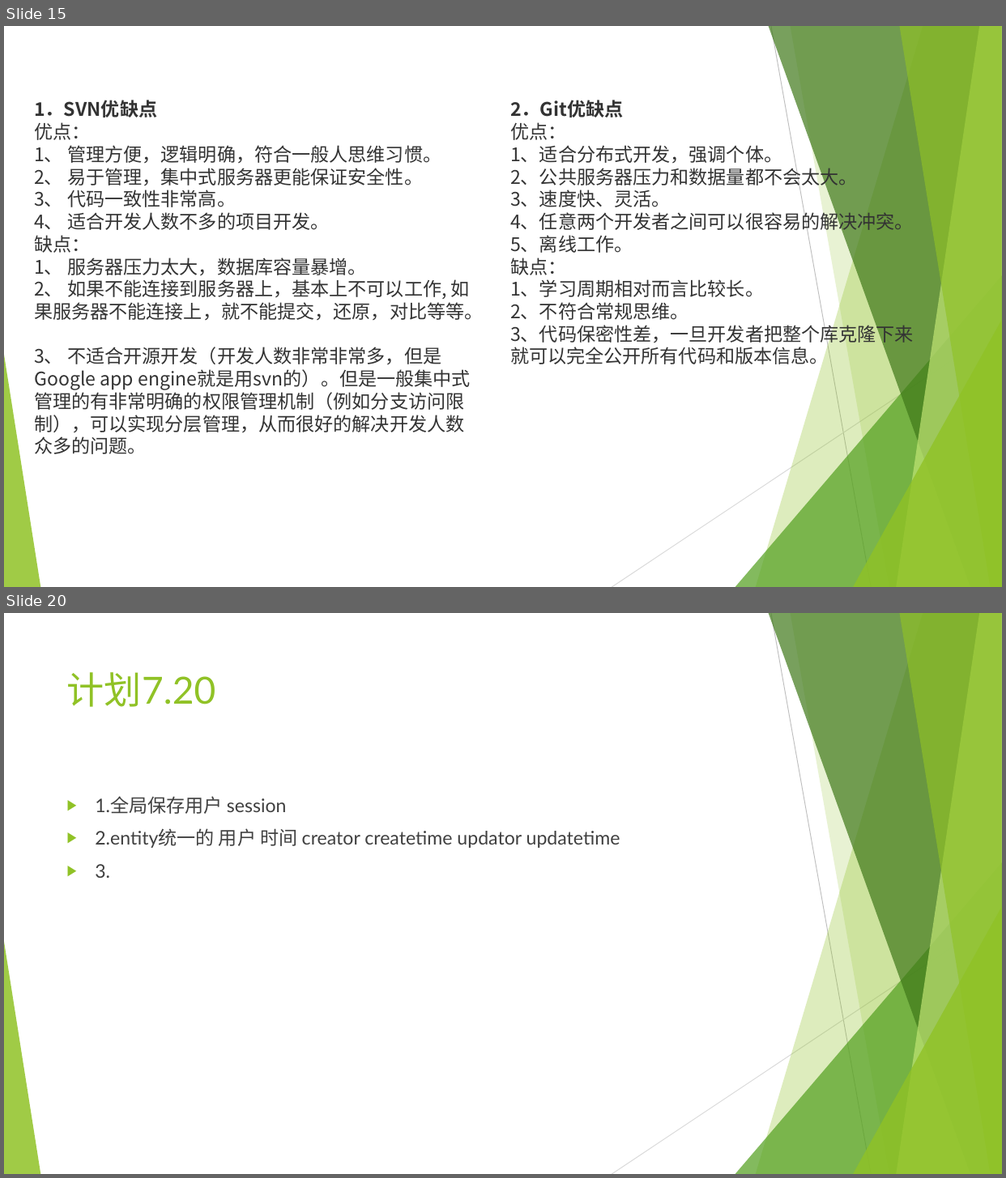
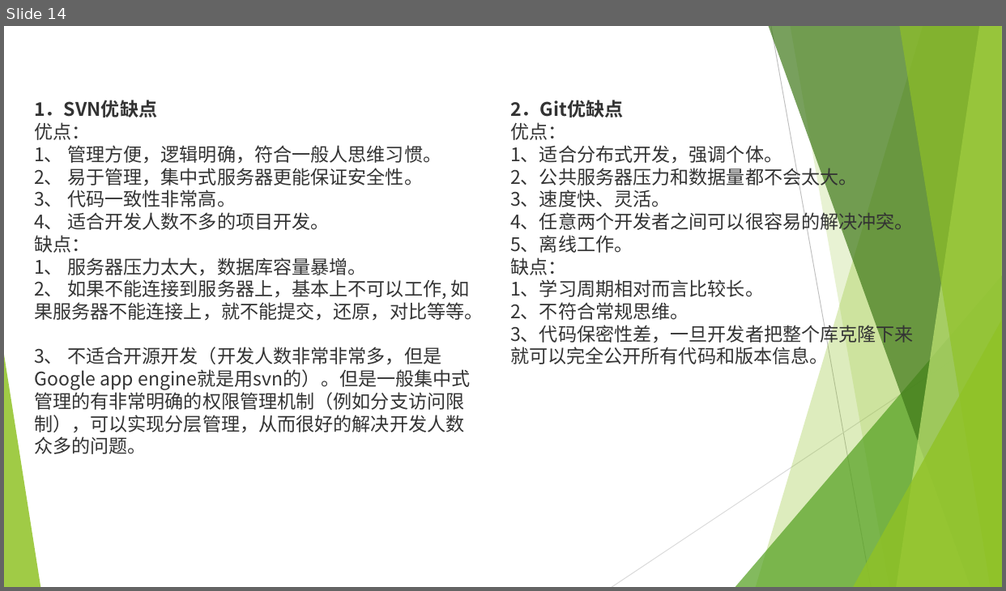
Before and after one commit to sun198986/Station, a slide deck: 后端设计.pptx. Shown one above the other, each under a label of ours: slides 15 and 20 before the commit, slide 14 after it; the slides between them are not shown. The pictures are 1006x1178 and 1006x591 pixels, drawn with LibreOffice and Linux fonts; fonts in the diff are those of the drawing. Boxes give left, top, right and bottom in pixels: in the first picture for what was removed or moved away, otherwise in the second. Text is boxed around its words. In the diff, an @@ line names an element or a change of style, - is before the commit and + after.

```diff
--- a/后端设计.pptx
+++ b/后端设计.pptx
@@ slide 20 removed at <box>4,613,1002,1174</box>, background #FFFFFF; not listed: 10 template elements that a slide beside it also shows @@
@@ title removed at <box>67,672,216,707</box> @@
-计划7.20
@@ text removed at <box>95,796,620,878</box> @@
-▶ 1.全局保存用户 session
-▶ 2.entity统一的 用户 时间 creator createtime updator updatetime
-▶ 3.
@@ what was slide 15 is now slide 14 @@
```
Also in this commit, not shown: 1 slide changed, 5 other slides removed, 10 other files.
